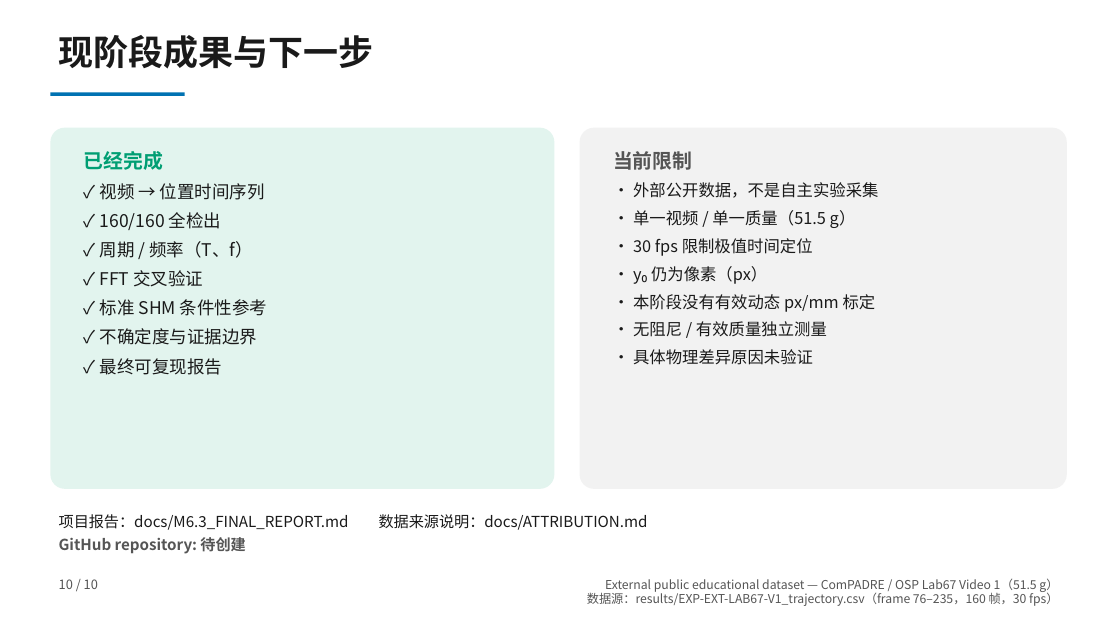
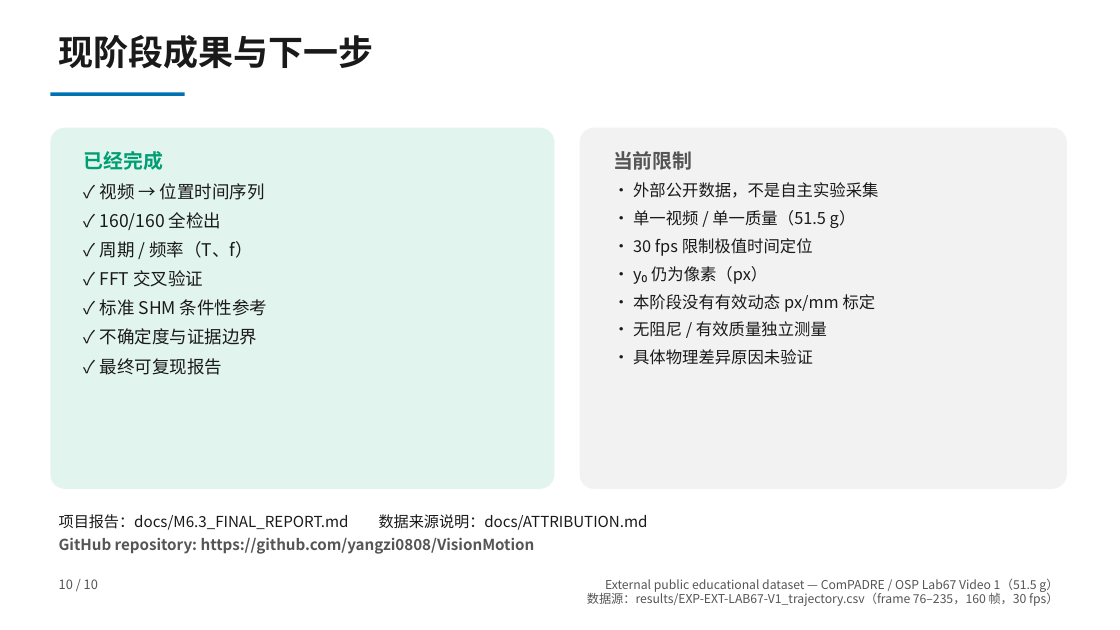
Before and after one commit to yangzi0808/VisionMotion, a slide deck: slide 10 of docs/VisionMotion_Final_Presentation.pptx. Drawn at 1120x630 pixels with LibreOffice and Linux fonts; fonts in the diff are those of the drawing. Boxes give left, top, right and bottom in pixels: in the first picture for what was removed or moved away, otherwise in the second. Text is boxed around its words. In the diff, an @@ line names an element or a change of style, - is before the commit and + after.

Commit message:
docs: add GitHub repository link

```diff
--- a/docs/VisionMotion_Final_Presentation.pptx
+++ b/docs/VisionMotion_Final_Presentation.pptx
@@ text at [59,538,535,554]: text changed @@
-GitHub repository: 待创建
+GitHub repository: https://github.com/yangzi0808/VisionMotion
```
Also in this commit, not shown: 4 other files.
